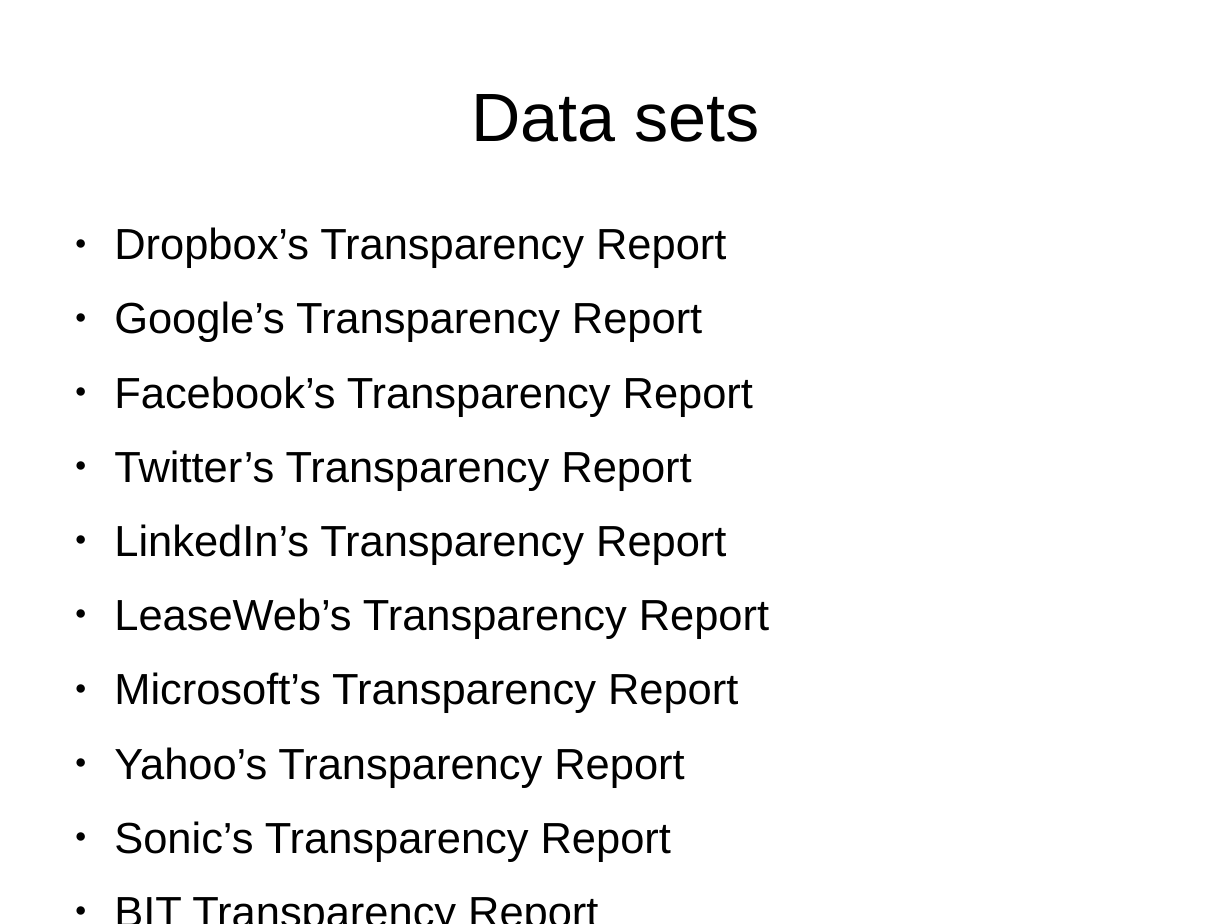
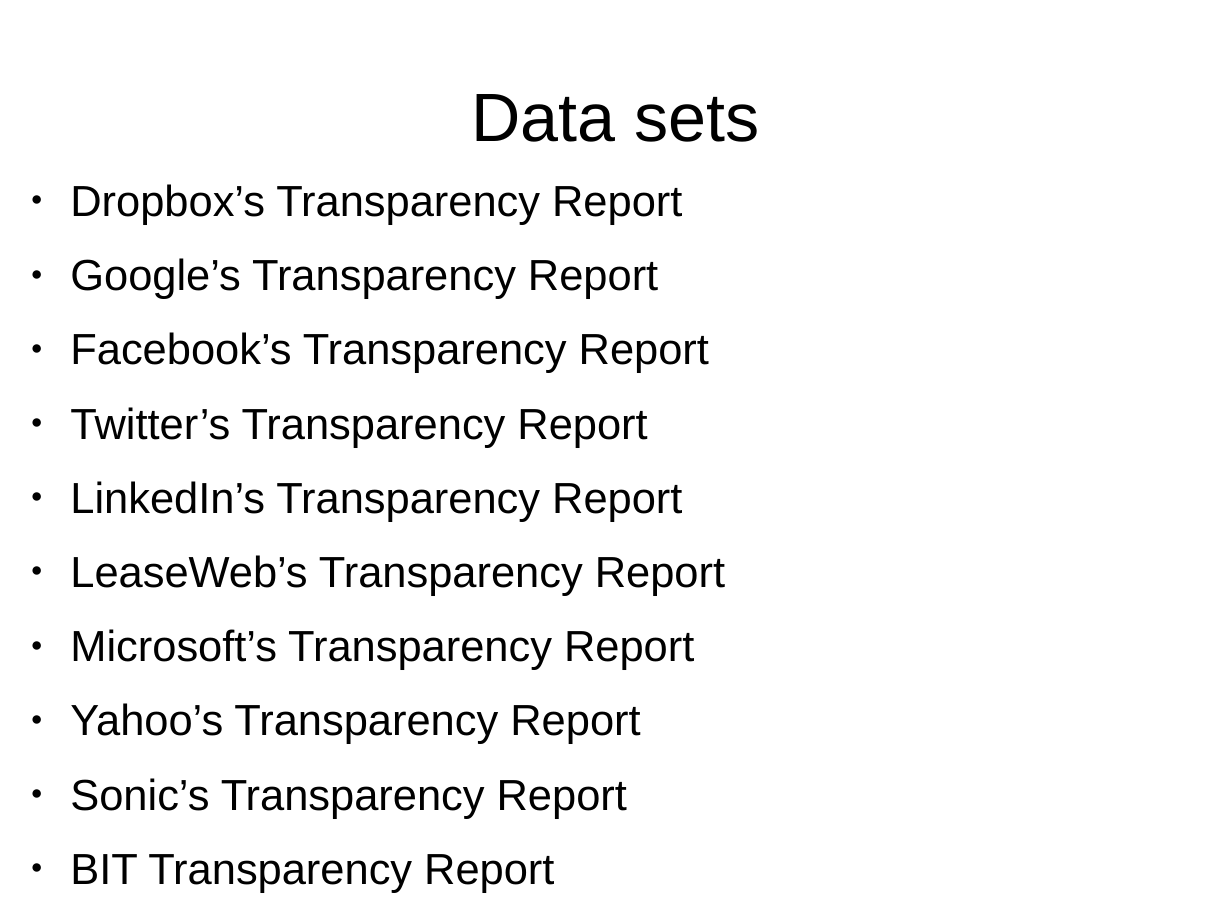
Before and after one commit to matnel/euhackathon-2013, a slide deck: slide 2 of esitys.odp. Drawn at 1232x924 pixels with LibreOffice and Linux fonts; fonts in the diff are those of the drawing; background and template pictures are left out. Boxes give left, top, right and bottom in pixels: in the first picture for what was removed or moved away, otherwise in the second. Text is boxed around its words. In the diff, an @@ line names an element or a change of style, - is before the commit and + after.

```diff
--- a/esitys.odp
+++ b/esitys.odp
@@ text "Dropbox’s Transparency Report" moved from (x1=114, y1=227, x2=769, y2=862) to (x1=70, y1=184, x2=725, y2=819) @@
```
Also in this commit, not shown: 7 other files.
